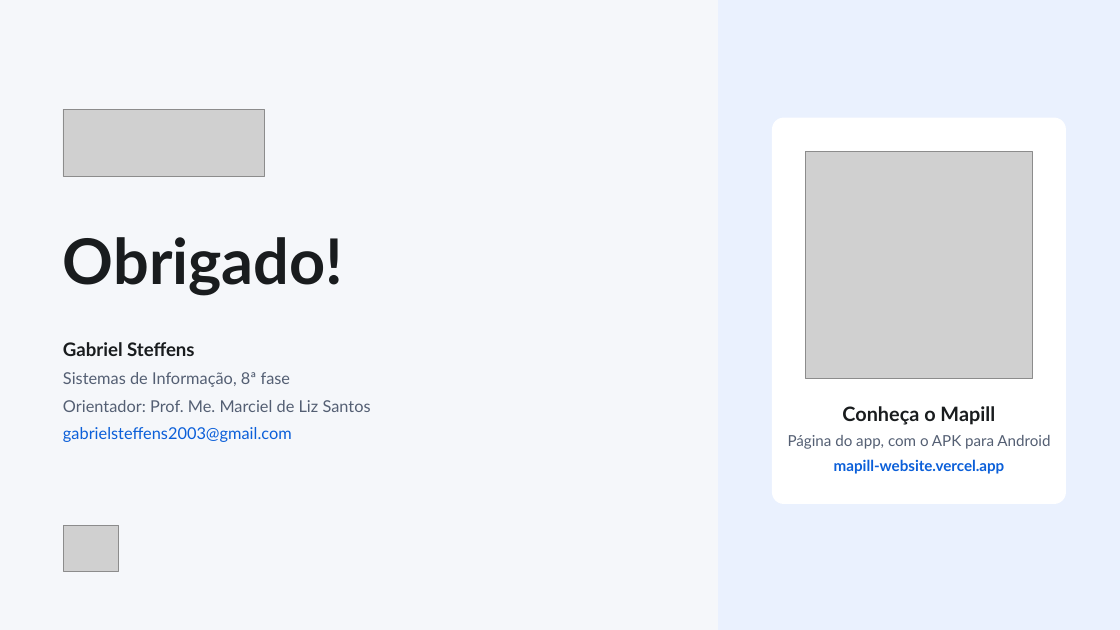
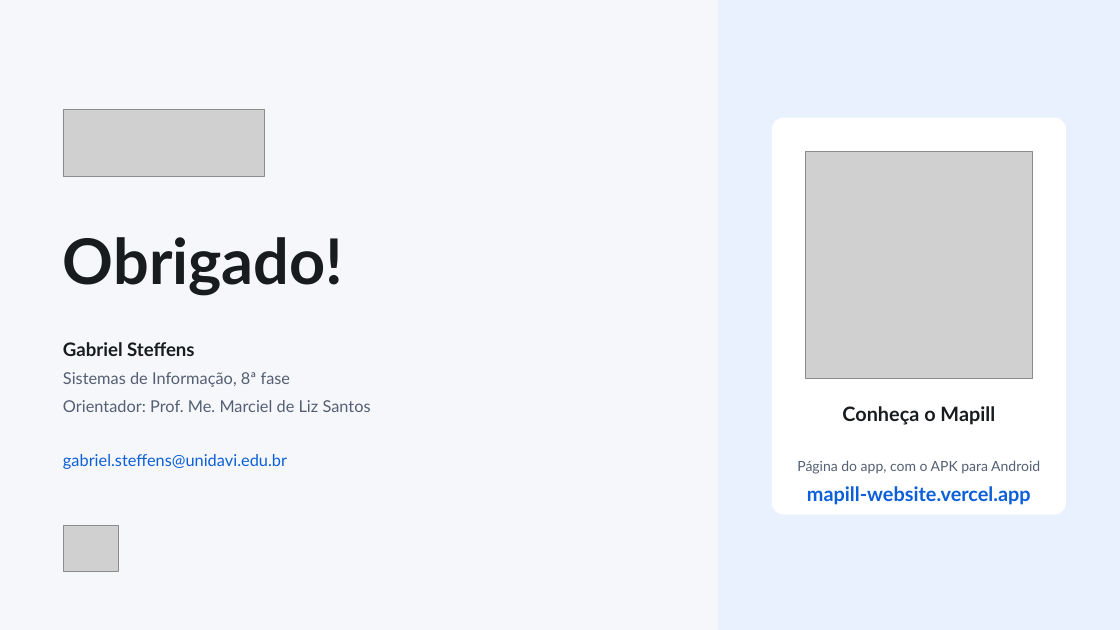
Before and after one commit to gabste8831/Mapill-Health-App, a slide deck: slide 16 of docs/tcc/apresentacao-mapill.pptx (slide 17 before the commit). Drawn at 1120x630 pixels with LibreOffice and Linux fonts; fonts in the diff are those of the drawing; grey boxes stand for pictures. Boxes give left, top, right and bottom in pixels: in the first picture for what was removed or moved away, otherwise in the second. Text is boxed around its words. In the diff, an @@ line names an element or a change of style, - is before the commit and + after.

Commit message:
docs(tcc): slides editados pelo Gabriel, sem o slide de visao geral do Mapill

```diff
--- a/docs/tcc/apresentacao-mapill.pptx
+++ b/docs/tcc/apresentacao-mapill.pptx
@@ rounded rectangle: place and size @@
-rounded rectangle at <box>772,118,1066,504</box>
+rounded rectangle at <box>772,118,1066,515</box>
@@ text at <box>63,454,287,469</box>: text changed @@
-gabrielsteffens2003@gmail.com
+gabriel.steffens@unidavi.edu.br
@@ text at <box>797,460,1040,505</box>: size 13 to 12 pt in "Página do app, com o APK para ..."; size 13 to 17 pt in "mapill-website.vercel.app" @@
```
Also in this commit, not shown: 6 other slides changed, 1 slide removed.
